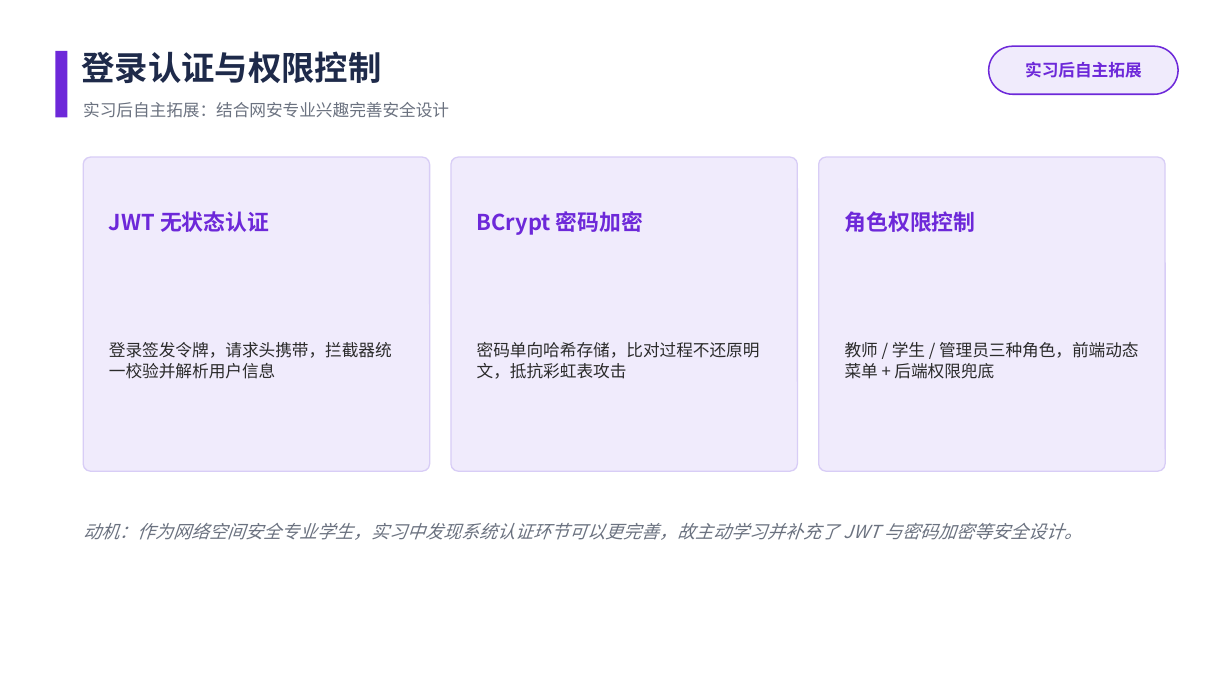
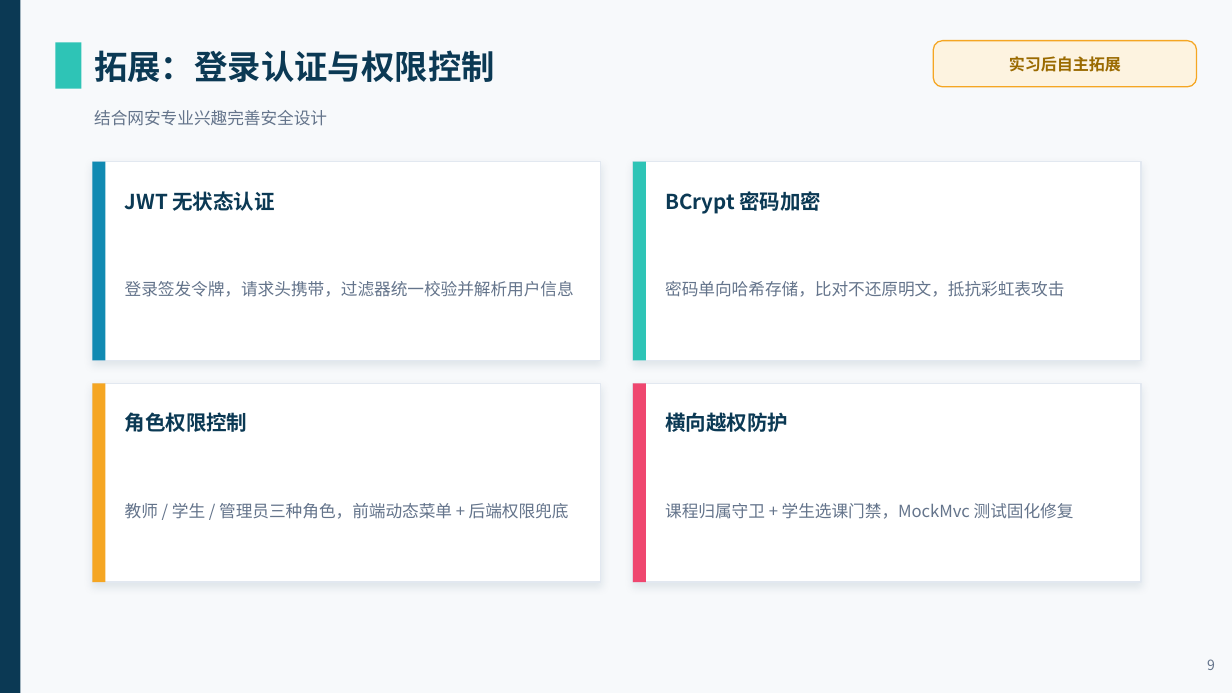
Before and after one commit to CloudGiaohaooo/smart-classroom, a slide deck: slide 9 of 答辩材料/答辩PPT-实习与拓展划分版.pptx. Drawn at 1232x693 pixels with LibreOffice and Linux fonts; fonts in the diff are those of the drawing. Boxes give left, top, right and bottom in pixels: in the first picture for what was removed or moved away, otherwise in the second. Text is boxed around its words. In the diff, an @@ line names an element or a change of style, - is before the commit and + after.

Commit message:
feat: traceId链路追踪 + 研究味文档(决策/评估/局限/问题) + 重做答辩PPT
按导师+HR双视角评审补齐：可观测性、主张—证据、诚实边界、设计决策。

- 后端：TraceIdFilter + logback 模板 + 2 个单测；SecurityConfig 暴露 X-Trace-Id
- 新增 docs/DESIGN_DECISIONS / EVALUATION / LIMITATIONS / PROBLEM
- README 顶部重写：30 秒电梯陈述 + 量化结果 + 闭环故事线 + 文档索引
- 重做两份答辩 PPT（吸收量化结果 / 技术决策 / 评估局限 / 三个工程尝试）
- 答辩话术 4 份同步更新（含 traceId 与设计决策问答）

mvn test 61 全绿（含 2 个 traceId 单测，Testcontainers 无 Docker 自动跳过 2）

```diff
--- a/答辩材料/答辩PPT-实习与拓展划分版.pptx
+++ b/答辩材料/答辩PPT-实习与拓展划分版.pptx
@@ background #FFFFFF to #F7F9FB @@
@@ rectangle added at [0, 0, 20, 693], fill #0B3954 @@
@@ rectangle: place and size @@
-rectangle at [55, 51, 67, 117]
+rectangle at [55, 43, 81, 89]
@@ rectangle at [55, 43, 81, 89]: fill #6D28D9 to #2EC4B6 @@
@@ text at [94, 50, 495, 82]: text changed; text colour #1E2A4A to #0B3954 @@
-登录认证与权限控制
+拓展：登录认证与权限控制
@@ text "实习后自主拓展": place and size @@
-text "实习后自主拓展" at [1025, 61, 1142, 78]
+text "实习后自主拓展" at [1009, 56, 1121, 72]
@@ text "实习后自主拓展" at [1009, 56, 1121, 72]: size 13 to 12.5 pt, text colour #6D28D9 to #9A6A00 @@
@@ rounded rectangle: place and size @@
-rounded rectangle at [989, 46, 1178, 94]
+rounded rectangle at [933, 41, 1197, 87]
@@ rounded rectangle at [933, 41, 1197, 87]: fill #F0EBFC to #FDF3E0; outline #6D28D9 1.2 pt to #F5A623 1 pt; proportions changed @@
@@ text at [94, 110, 327, 126]: text changed; text colour #6B7280 to #64748B @@
-实习后自主拓展：结合网安专业兴趣完善安全设计
+结合网安专业兴趣完善安全设计
@@ rounded rectangle removed at [83, 157, 430, 471] @@
@@ rectangle added at [92, 162, 601, 360], fill #FFFFFF, outline #E2E8F0 1 pt @@
@@ rectangle added at [92, 162, 105, 360], fill #118AB2 @@
@@ rounded rectangle removed at [451, 157, 798, 471] @@
@@ rectangle added at [633, 162, 1141, 360], fill #FFFFFF, outline #E2E8F0 1 pt @@
@@ rectangle added at [633, 162, 646, 360], fill #2EC4B6 @@
@@ rounded rectangle removed at [819, 157, 1165, 471] @@
@@ text "JWT 无状态认证": place and size @@
-text "JWT 无状态认证" at [109, 211, 269, 232]
+text "JWT 无状态认证" at [125, 191, 275, 211]
@@ text "BCrypt 密码加密": place and size @@
-text "BCrypt 密码加密" at [477, 211, 643, 235]
+text "BCrypt 密码加密" at [665, 191, 821, 214]
@@ text at [125, 281, 574, 297]: text changed; text colour #2B2B2B to #64748B @@
-登录签发令牌，请求头携带，拦截器统一校验并解析用户信息
+登录签发令牌，请求头携带，过滤器统一校验并解析用户信息
@@ text at [665, 281, 1064, 297]: text changed; text colour #2B2B2B to #64748B @@
-密码单向哈希存储，比对过程不还原明文，抵抗彩虹表攻击
+密码单向哈希存储，比对不还原明文，抵抗彩虹表攻击
@@ rectangle added at [92, 384, 601, 582], fill #FFFFFF, outline #E2E8F0 1 pt @@
@@ rectangle added at [92, 384, 105, 582], fill #F5A623 @@
@@ rectangle added at [633, 384, 1141, 582], fill #FFFFFF, outline #E2E8F0 1 pt @@
@@ rectangle added at [633, 384, 646, 582], fill #EF476F @@
@@ size 17 to 16 pt, text colour #6D28D9 to #0B3954 in 3 elements at [125, 191, 275, 211], [665, 191, 821, 214], [125, 412, 248, 432] @@
@@ text "角色权限控制": place and size @@
-text "角色权限控制" at [845, 211, 976, 232]
+text "角色权限控制" at [125, 412, 248, 432]
@@ text added at [665, 412, 788, 432], 16 pt, text #0B3954, bold @@
+横向越权防护
@@ text "教师 / 学生 / 管理员三种角色，前端动态菜单 ...": place and size @@
-text "教师 / 学生 / 管理员三种角色，前端动态菜单 ..." at [845, 342, 1139, 379]
+text "教师 / 学生 / 管理员三种角色，前端动态菜单 ..." at [125, 503, 569, 519]
@@ text "教师 / 学生 / 管理员三种角色，前端动态菜单 ..." at [125, 503, 569, 519]: text colour #2B2B2B to #64748B; line spacing 1 to 1.25 @@
@@ text added at [665, 503, 1074, 519], 13 pt, text #64748B @@
+课程归属守卫 + 学生选课门禁，MockMvc 测试固化修复
@@ text removed at [83, 523, 1082, 540] @@
-动机：作为网络空间安全专业学生，实习中发现系统认证环节可以更完善，故主动学习并补充了 JWT 与密码加密等安全设计。
@@ text added at [1207, 659, 1215, 670], 11 pt, text #64748B @@
+9
```
Also in this commit, not shown: 9 other slides changed, 5 slides added, 3 slides removed, 17 other files.
